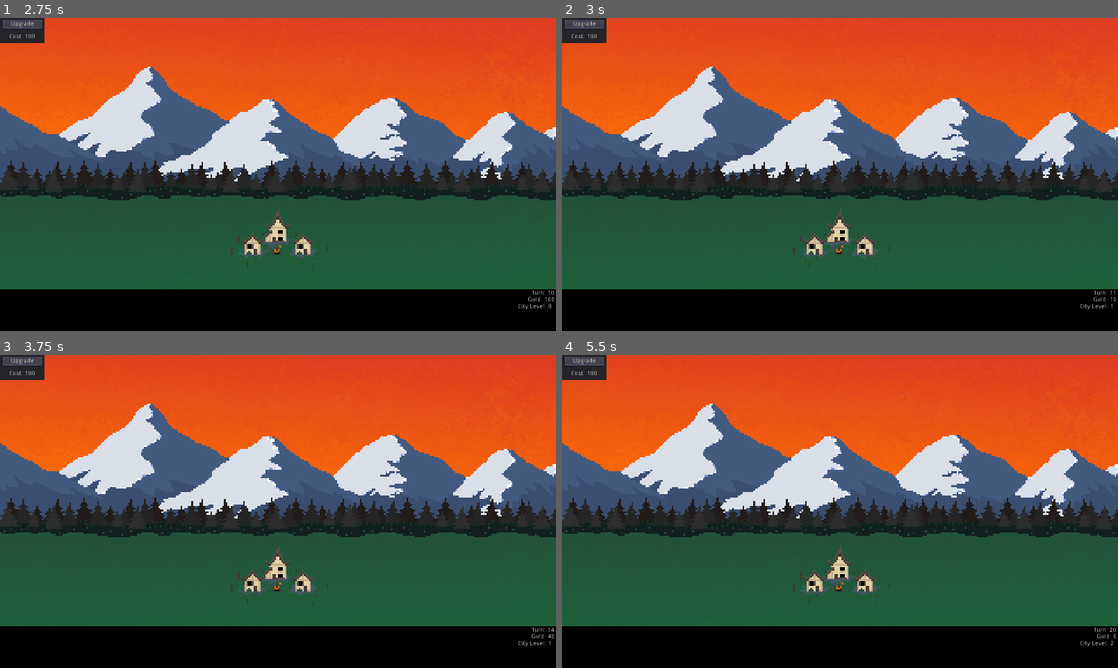
Above: before the commit, frames 1-4 (two rows, left to right).
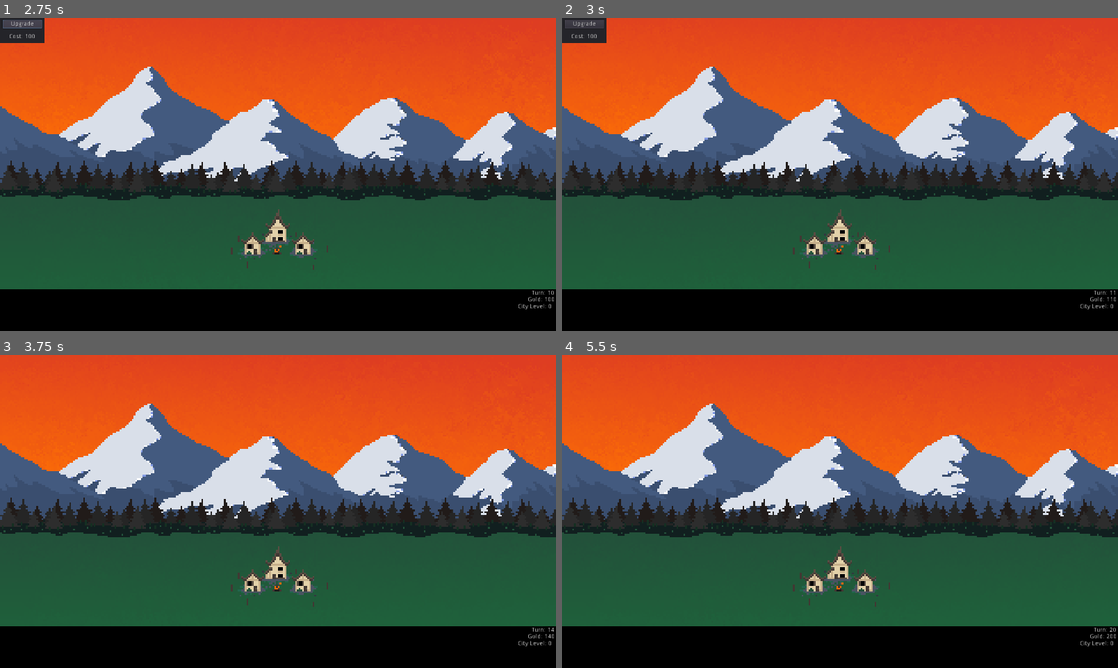
Above: after the commit, the same moments.

Repository: terrainbuilder52/Disaster_Dispatcher
Game: Godot game, scene res://Main_Scene.tscn
Two runs of this game, one before a commit and one after it. Both use one fixed random seed, a clock stepped at 60 frames per second and the inputs below.
Inputs:
- Up to frame 1 (2.75 s): click "Upgrade" at 0.5 s; click "Upgrade" at 1.25 s; click "Upgrade" at 2 s
- Up to frame 2 (3 s): tap Enter (ui_accept) at 2.75, 2.85 s
- Up to frame 3 (3.75 s): tap Enter (ui_accept) at 3.02, 3.32, 3.6 s
- Up to frame 4 (5.5 s): tap Enter (ui_accept) at 3.77, 4.07, 4.35, 5, 5.1, 5.27 s

Frame 1 is identical in both runs. In frame 2, less than 0.1% of the frame differs, in the area x 0-100%, y 0-93%; in frame 3, 0.7%; in frame 4, 0.7%.

Commit message:
Add ability to hide menu

Diff:
--- a/Disaster_Dispatcher/Main_Scene.tscn
+++ b/Disaster_Dispatcher/Main_Scene.tscn
@@ -1,10 +1,11 @@
-[gd_scene load_steps=7 format=2]
+[gd_scene load_steps=8 format=2]
 
 [ext_resource path="res://UI.tscn" type="PackedScene" id=1]
 [ext_resource path="res://WorldBackground.tscn" type="PackedScene" id=2]
 [ext_resource path="res://City.tscn" type="PackedScene" id=3]
 [ext_resource path="res://Main_Scene.gd" type="Script" id=4]
 [ext_resource path="res://WorldUI_theme.tres" type="Theme" id=5]
+[ext_resource path="res://Panel.gd" type="Script" id=6]
 [ext_resource path="res://WorldUI.gd" type="Script" id=7]
 
 [node name="World" type="Node"]
@@ -55,6 +56,7 @@
 [node name="Panel" type="Panel" parent="WorldUI/CanvasLayer"]
 margin_right = 102.0
 margin_bottom = 57.0
+script = ExtResource( 6 )
 __meta__ = {
 "_edit_use_anchors_": false
 }
--- /dev/null
+++ b/Disaster_Dispatcher/Panel.gd
@@ -0,0 +1,21 @@
+extends Panel
+
+var is_hidden = false
+
+# Called when the node enters the scene tree for the first time.
+func _ready():
+	pass # Replace with function body.
+
+
+# Called every frame. 'delta' is the elapsed time since the previous frame.
+func _process(delta):
+
+	if Input.is_action_just_pressed("ui_accept"):
+		if is_hidden == true:
+			is_hidden = false
+			print("SHOW")
+			show()
+		else:
+			is_hidden = true
+			print("HIDDEN")
+			hide()
--- a/Disaster_Dispatcher/WorldUI.gd
+++ b/Disaster_Dispatcher/WorldUI.gd
@@ -1,15 +1,8 @@
 extends Control
-
-
-# Declare member variables here. Examples:
-# var a = 2
-# var b = "text"
-
 
 # Called when the node enters the scene tree for the first time.
 func _ready():
-	pass # Replace with function body.
-
+	pass
 
 # Called every frame. 'delta' is the elapsed time since the previous frame.
 func _process(delta):
